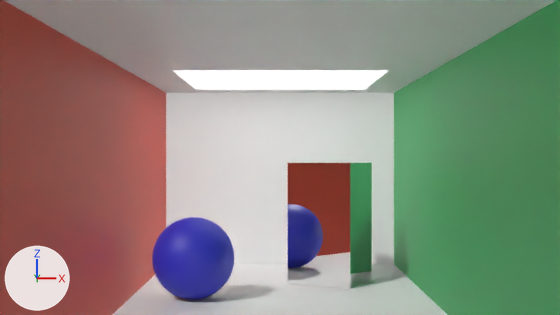
The Blender file scenes/cornell.blend as it was, and as the next commit left it.
One viewpoint serves both versions: the file's camera 'Camera'. Every picture has the same lights, and +X, +Y and +Z are marked at lower left.
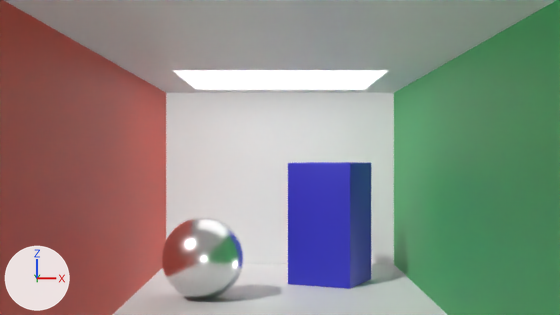
The edits, one by one:
In material 'Mirror' (mat_mirror), roughness goes from 0.0 to 0.25.
me_cube_001 has 8 vertices, 6 faces and spans x 0.11..1.36, y -0.48..0.77, z 0.0..1.73.
me_cube_001 is used by ob_cube_001; location (0.0, 0.0, 0.0).
me_cube_001 no longer uses material mat_mirror (white #e7e7e7).
me_cube_001 part 1: all faces are now shaded smooth (6 of 6 changed).
me_cube_001 now uses material mat_blue (blue #3536cf).
me_icosphere has 2562 vertices, 5120 faces and spans x -1.626..-0.585, y -1.748..-0.706, z 0.0..1.041.
me_icosphere is used by ob_icosphere; location (0.0, 0.0, 0.0).
me_icosphere no longer uses material mat_blue (blue #3536cf).
me_icosphere part 2: the whole mesh is moved by (0.119, 0.007, 0.0).
me_icosphere now uses material mat_mirror (white #e7e7e7).
Object 'Cube.001' (ob_cube_001) gains a BEVEL modifier named 'Bevel'.
Modifier setting: width = 0.015.
Modifier setting: width_pct = 0.015.
Modifier setting: segments = 3.

Where the change shows, as pixel boxes [x1, y1, x2, y2] in the pictures (560 x 315 px):
'Cube.001', surface changed, recoloured, shading changed, modifiers changed
    before: [288, 162, 372, 289]
    after: [288, 162, 371, 289]
'Icosphere', surface changed, recoloured, mesh moved (blue to white)
    before: [152, 217, 234, 299]
    after: [162, 217, 244, 299]
